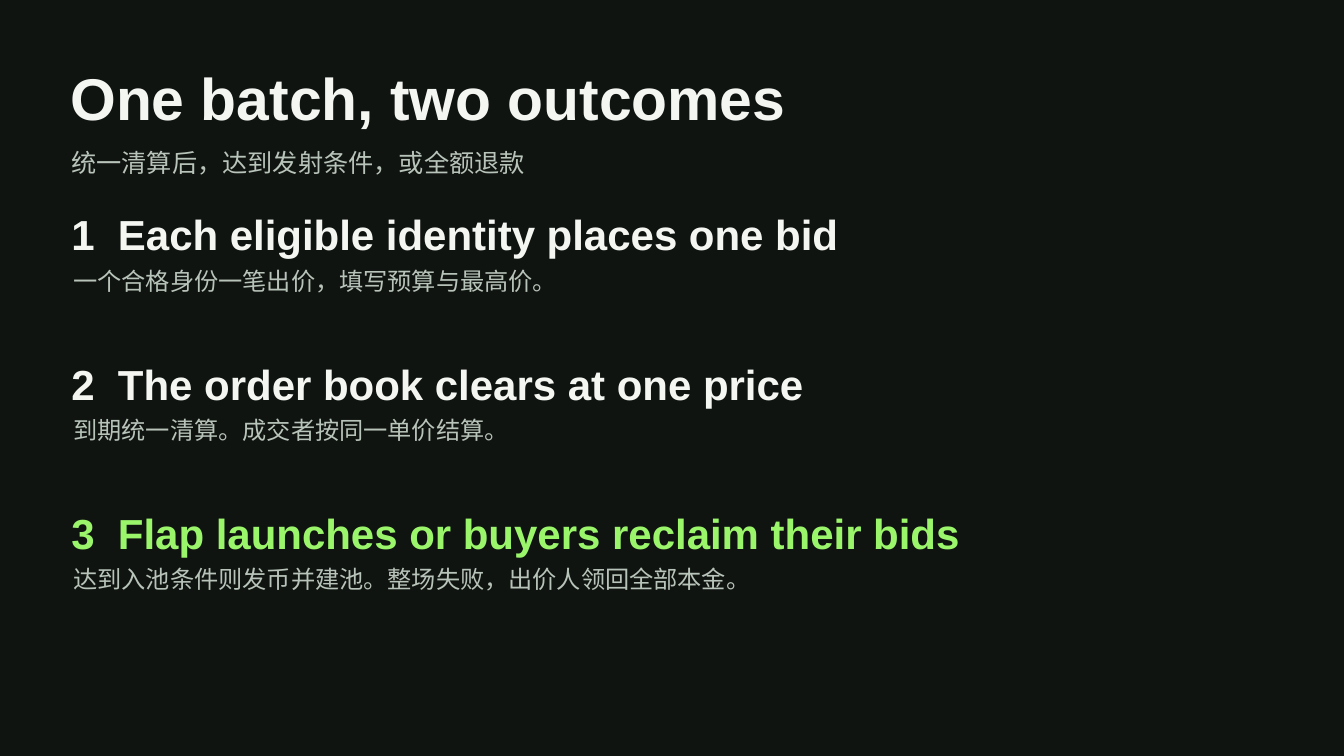
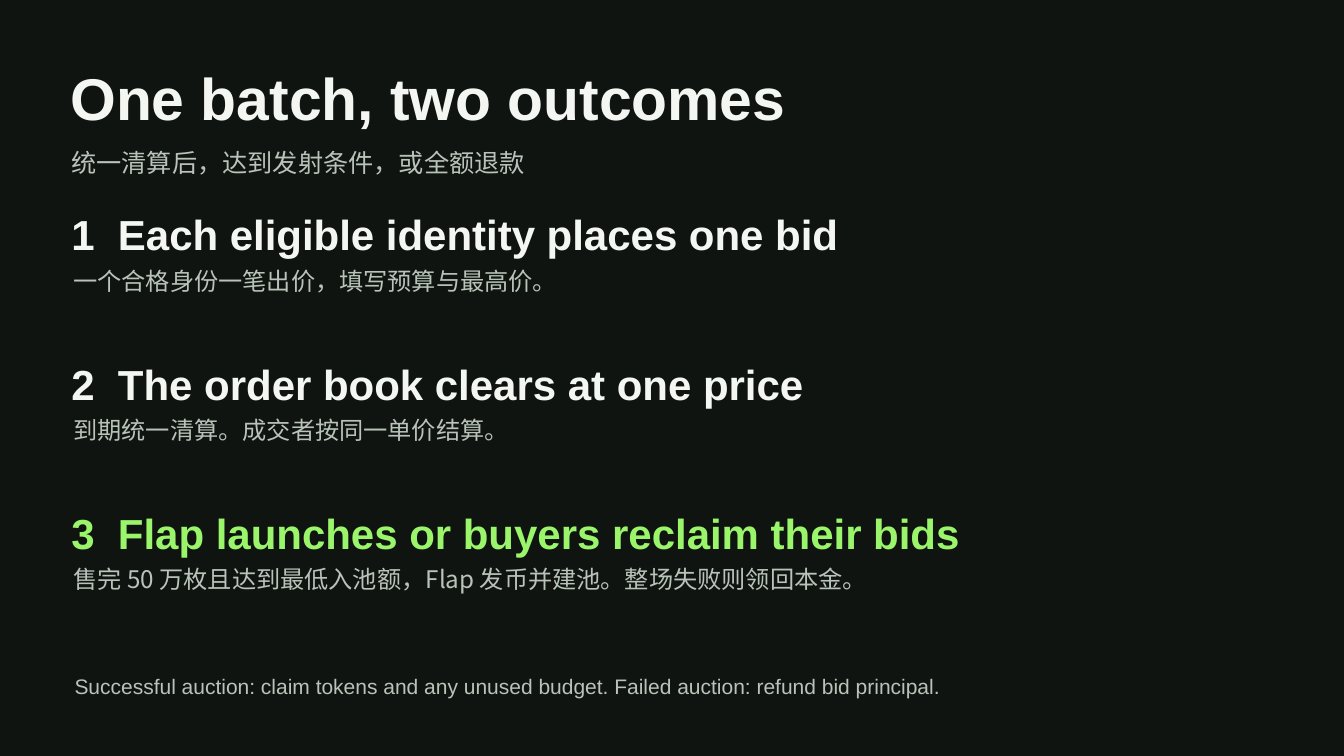
Before and after one commit to Jimmycoding0301/uniform-launch, a slide deck: slide 3 of qa/submission/Uniform-Launch-Bangkok-Pitch.pptx. Drawn at 1344x756 pixels with LibreOffice and Linux fonts; fonts in the diff are those of the drawing. Boxes give left, top, right and bottom in pixels: in the first picture for what was removed or moved away, otherwise in the second. Text is boxed around its words. In the diff, an @@ line names an element or a change of style, - is before the commit and + after.

```diff
--- a/qa/submission/Uniform-Launch-Bangkok-Pitch.pptx
+++ b/qa/submission/Uniform-Launch-Bangkok-Pitch.pptx
@@ text at box(73, 567, 867, 594): text changed @@
-达到入池条件则发币并建池。整场失败，出价人领回全部本金。
+售完 50 万枚且达到最低入池额，Flap 发币并建池。整场失败则领回本金。
@@ text added at box(75, 679, 940, 698), 15 pt, text #B8C3B9 @@
+Successful auction: claim tokens and any unused budget. Failed auction: refund bid principal.
```
Also in this commit, not shown: 4 other slides changed, 2 slides added, 5 other files.
